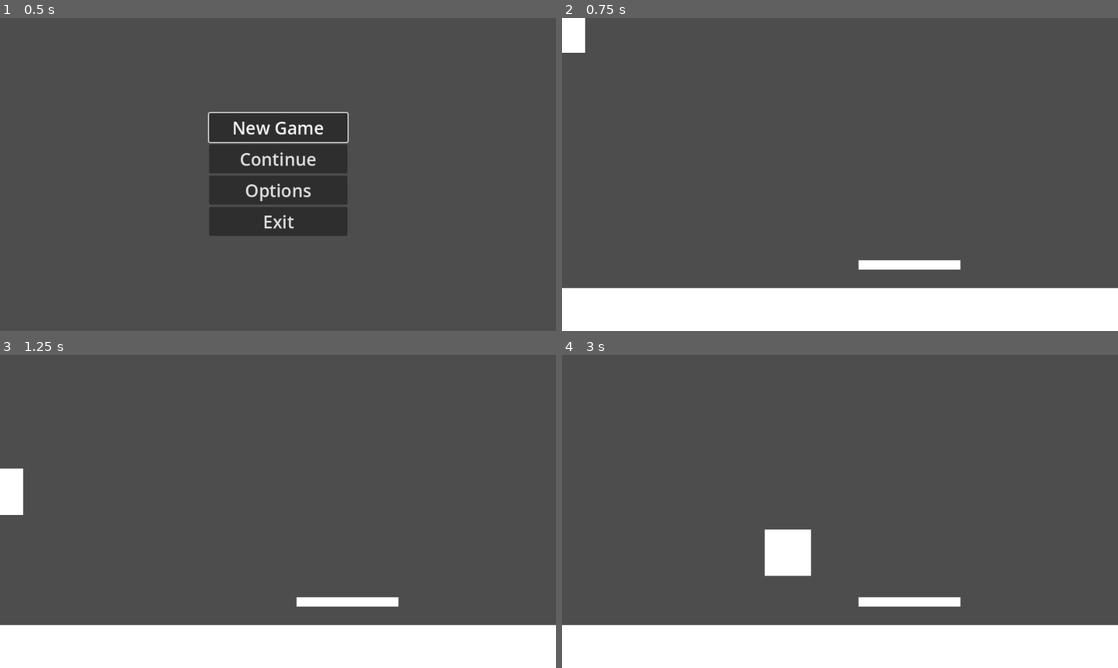
Above: before the commit, frames 1-4 (two rows, left to right).
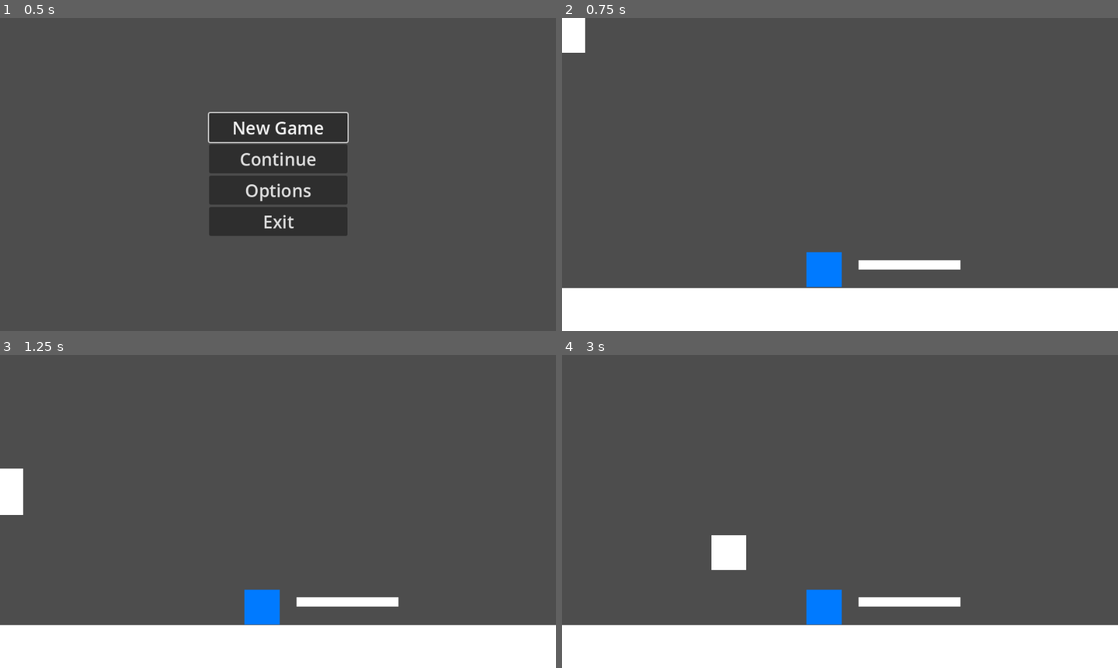
Above: after the commit, the same moments.

Repository: orestulis05/project-bubble
Game: Godot game, scene res://scenes/MainMenu.tscn
Same seed, same stepped clock (60 frames per second), same inputs: the game is played once before the commit and once after it.
Inputs:
- Up to frame 1 (0.5 s): no input
- Up to frame 2 (0.75 s): click "New Game" at 0.5 s
- Up to frame 3 (1.25 s): no input
- Up to frame 4 (3 s): hold D (move_right) 1.28-2.78 s; tap Space (jump) at 1.35, 1.52, 1.82, 2.1, 2.27, 2.57, 2.85 s; hold A (move_left) from 2.78 s (still down)

Frame 1 is identical in both runs. In frame 2, 0.7% of the frame differs, in the area x 43-51%, y 74-86%; in frame 3, 0.7%; in frame 4, 2.7%, in the area x 26-51%, y 55-87%.

Commit message:
Added jellyfish obstacle
- Added interactive jellyfish obstacle
- Tweaked movement checking

Diff:
--- /dev/null
+++ b/scenes/Jellyfish.tscn
@@ -0,0 +1,31 @@
+[gd_scene load_steps=5 format=3 uid="uid://xkyofka08ymv"]
+
+[ext_resource type="Texture2D" uid="uid://3lbad4ppcyd2" path="res://textures/16x16_rect.png" id="1_7mf10"]
+[ext_resource type="Script" path="res://scripts/jellyfish.gd" id="1_qo2dn"]
+
+[sub_resource type="RectangleShape2D" id="RectangleShape2D_v6nl7"]
+size = Vector2(63.5, 63.5)
+
+[sub_resource type="RectangleShape2D" id="RectangleShape2D_2xnsc"]
+size = Vector2(75, 75)
+
+[node name="Jellyfish" type="RigidBody2D"]
+script = ExtResource("1_qo2dn")
+
+[node name="16x16Rect" type="Sprite2D" parent="."]
+modulate = Color(0, 0.478431, 1, 1)
+position = Vector2(-9.25, 9.25)
+scale = Vector2(3.78125, 3.78125)
+texture = ExtResource("1_7mf10")
+
+[node name="CollisionShape2D" type="CollisionShape2D" parent="."]
+position = Vector2(-8.75, 8.75)
+shape = SubResource("RectangleShape2D_v6nl7")
+
+[node name="Area2D" type="Area2D" parent="."]
+
+[node name="CollisionShape2D" type="CollisionShape2D" parent="Area2D"]
+position = Vector2(-8.5, 9.5)
+shape = SubResource("RectangleShape2D_2xnsc")
+
+[connection signal="body_entered" from="Area2D" to="." method="_on_area_2d_body_entered"]
--- a/scenes/TestingMap.tscn
+++ b/scenes/TestingMap.tscn
@@ -1,9 +1,10 @@
-[gd_scene load_steps=9 format=4 uid="uid://ofc4w6qbybja"]
+[gd_scene load_steps=10 format=4 uid="uid://ofc4w6qbybja"]
 
 [ext_resource type="Script" path="res://scripts/Player.gd" id="1_jpoeo"]
 [ext_resource type="Texture2D" uid="uid://3lbad4ppcyd2" path="res://textures/16x16_rect.png" id="2_6frku"]
 [ext_resource type="Script" path="res://scripts/RoomCamera.gd" id="3_w6ss1"]
 [ext_resource type="Script" path="res://scripts/pause.gd" id="4_wxmsw"]
+[ext_resource type="PackedScene" uid="uid://xkyofka08ymv" path="res://scenes/Jellyfish.tscn" id="5_77sfc"]
 
 [sub_resource type="RectangleShape2D" id="RectangleShape2D_vqphe"]
 size = Vector2(16, 16)
@@ -105,5 +106,10 @@
 theme_override_font_sizes/font_size = 30
 text = "Main Menu"
 
+[node name="Jellyfishes" type="Node" parent="."]
+
+[node name="Jellyfish" parent="Jellyfishes" instance=ExtResource("5_77sfc")]
+position = Vector2(462, 405)
+
 [connection signal="pressed" from="UI/Pause/PausePanel/VBoxContainer/Button" to="UI/Pause" method="_on_button_pressed"]
 [connection signal="pressed" from="UI/Pause/PausePanel/VBoxContainer/Button2" to="UI/Pause" method="_on_button_2_pressed"]
--- a/scripts/Globals.gd
+++ b/scripts/Globals.gd
@@ -1,4 +1,6 @@
 extends Node
+
+
 
 func _process(delta: float) -> void:
 	if Input.is_action_just_pressed("reload"):
--- a/scripts/Player.gd
+++ b/scripts/Player.gd
@@ -12,6 +12,9 @@
 @export var speed = 300.0
 @export var jump_velocity = -400.0
 @export var bullet_speed = 200.0
+var stunned = false
+var is_shooting = false
+var shooting_input: Vector2
 
 func _ready() -> void:
 	shooting_collider.disabled = true
@@ -34,26 +37,33 @@
 
 func _movement():
 	# Handle jump.
-	if Input.is_action_just_pressed("jump") and is_on_floor():
-		velocity.y = jump_velocity
+	if (!stunned):
+		if Input.is_action_just_pressed("jump") and is_on_floor():
+			velocity.y = jump_velocity
 
-	var direction := Input.get_axis("move_left", "move_right")
-	if direction:
-		velocity.x = direction * speed
-	else:
-		velocity.x = move_toward(velocity.x, 0, speed)
+		var direction := Input.get_axis("move_left", "move_right")
+		if direction:
+			velocity.x = direction * speed
+		else:
+			if (is_shooting):
+				velocity.x = move_toward(velocity.x, 0, speed)
+			else:
+				velocity.x = move_toward(velocity.x, 0, 20)
 
 func _shooting():
-	var shooting_input : Vector2 = Vector2(Input.get_axis("shoot_left", "shoot_right"), Input.get_axis("shoot_up", "shoot_down"))
+	shooting_input = Vector2(Input.get_axis("shoot_left", "shoot_right"), Input.get_axis("shoot_up", "shoot_down"))
 
-	if shooting_input.length() != 0:
-		shooting_area_pivot.rotation_degrees = _calculated_shooting_angle(shooting_input)
-		shooting_collider.disabled = false
-		bubble_quantity -= bubble_decrease_rate
-		scale = _calculated_player_scale()
-	else:
-		shooting_collider.disabled = true
-	_shooting_movement(shooting_input)
+	if(!stunned):
+		if shooting_input.length() != 0:
+			is_shooting = true
+			shooting_area_pivot.rotation_degrees = _calculated_shooting_angle(shooting_input)
+			shooting_collider.disabled = false
+			bubble_quantity -= bubble_decrease_rate
+			scale = calculated_player_scale()
+		else:
+			is_shooting = false
+			shooting_collider.disabled = true
+		_shooting_movement(shooting_input)
 
 func _shooting_movement(shooting_input):
 	if shooting_input.length() > 0:
@@ -63,7 +73,7 @@
 			velocity.y += shooting_input.y * -speed * 0.3
 		velocity.x += shooting_input.x * -speed
 
-func _calculated_player_scale() -> Vector2:
+func calculated_player_scale() -> Vector2:
 	var scaleMult : float = bubble_quantity / max_bubble_quantity
 	var result = initial_scale * scaleMult
 	return result
--- /dev/null
+++ b/scripts/jellyfish.gd
@@ -0,0 +1,37 @@
+extends RigidBody2D
+
+
+# Called when the node enters the scene tree for the first time.
+func _ready() -> void:
+	pass # Replace with function body.
+
+
+# Called every frame. 'delta' is the elapsed time since the previous frame.
+func _process(delta: float) -> void:
+	pass
+
+
+func _on_area_2d_body_entered(body: Node2D) -> void:
+	if (body.name == "Player"):
+		var delta_y = position.y - body.position.y
+		var delta_x = position.x - body.position.x
+		print(delta_x)
+		if (delta_y > 30):
+			body.velocity.y = body.jump_velocity * 1.5
+		else:
+			body.bubble_quantity -= 25
+			body.scale = body.calculated_player_scale()
+			_stunned(body)
+			if (delta_x > 0):
+				body.velocity.y = body.jump_velocity
+				body.velocity.x = -body.speed * 0.75
+				print(body.velocity.x)
+			else:
+				body.velocity.y = body.jump_velocity
+				body.velocity.x = body.speed * 0.75
+				print(body.velocity.x)
+
+func _stunned(player):
+	player.stunned = true
+	await get_tree().create_timer(0.8).timeout
+	player.stunned = false
